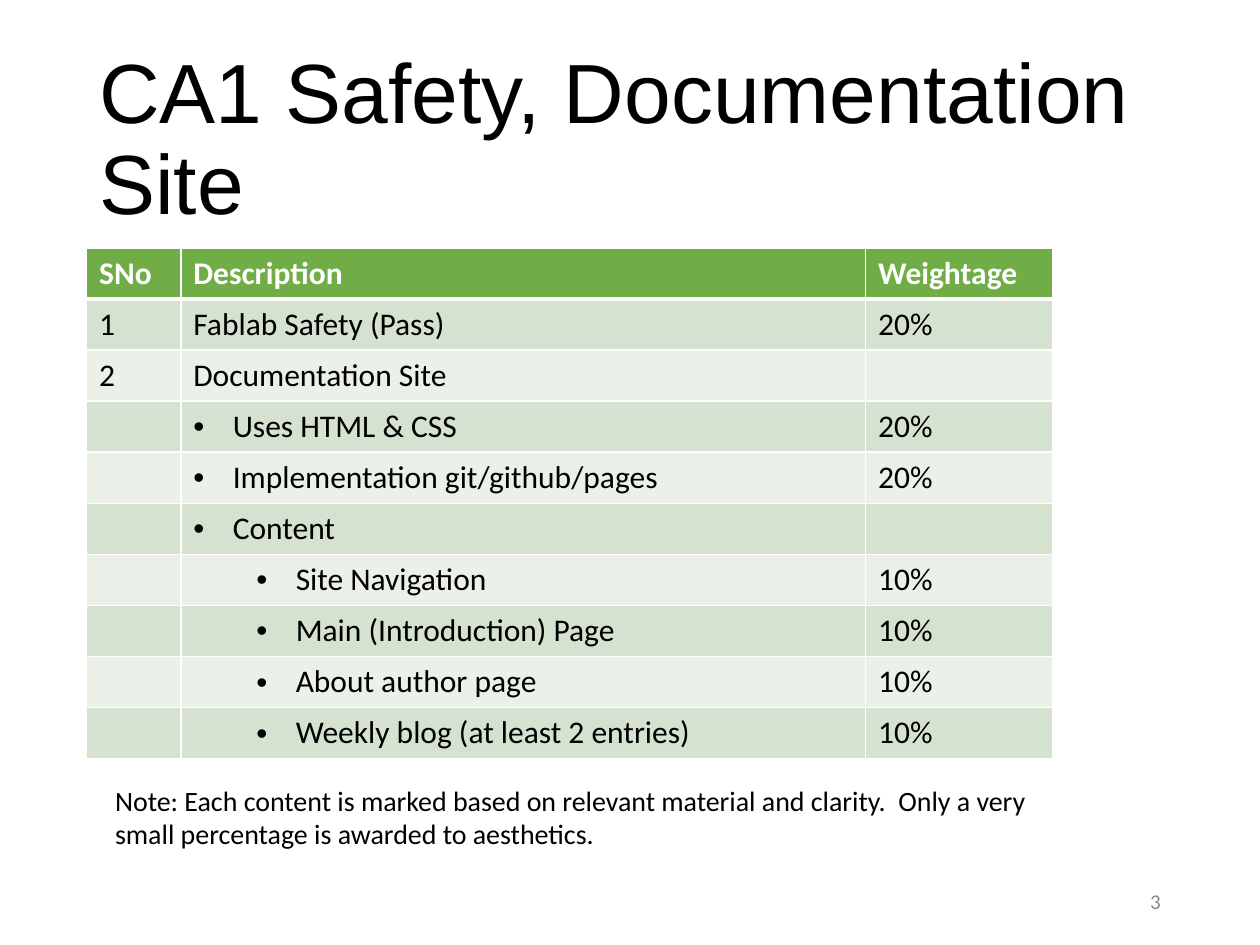
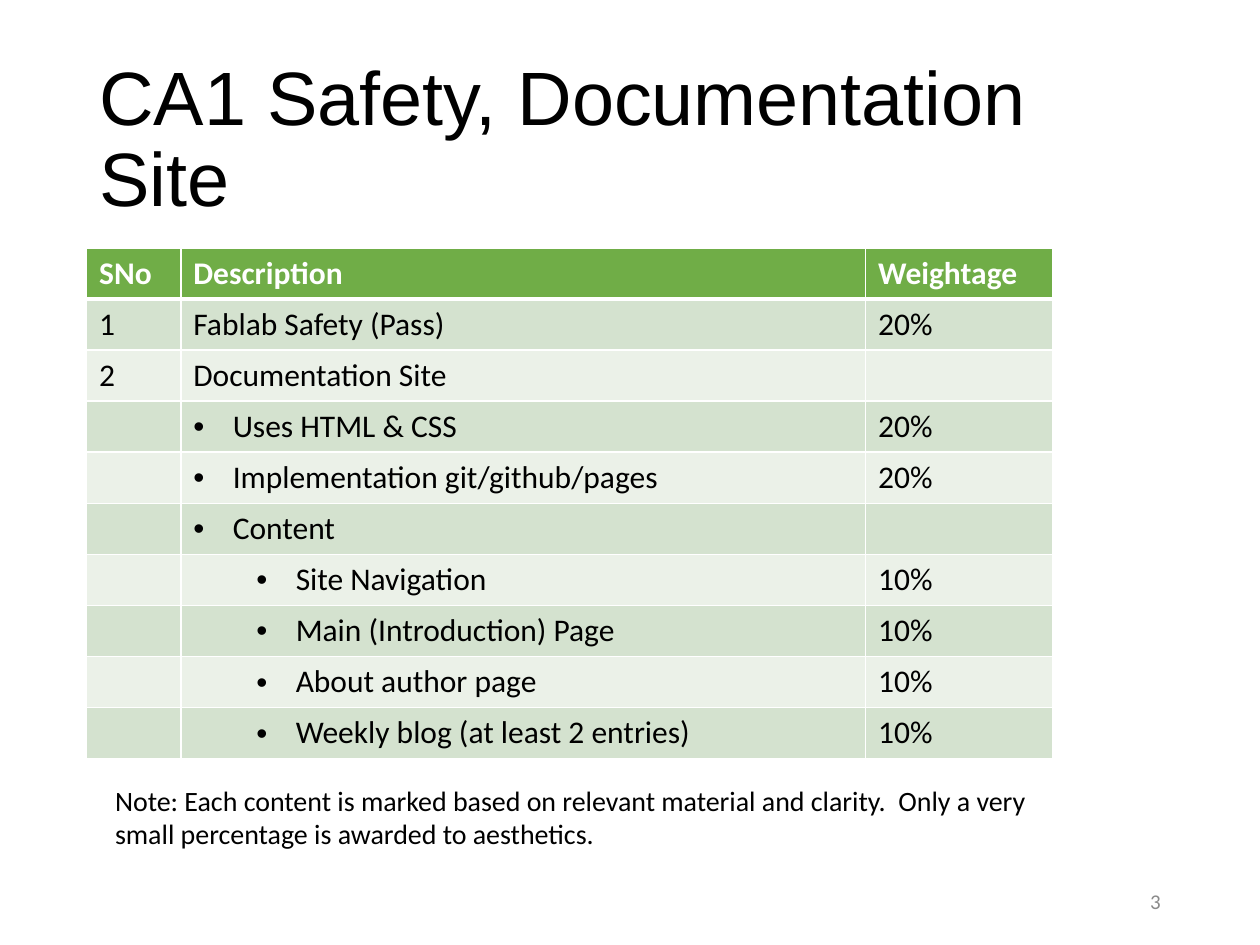
Before and after one commit to RDorville/digfab, a slide deck: slide 3 of presentations/ep1000_assessment/ep1000_assessment.pptx. Drawn at 1260x945 pixels with LibreOffice and Linux fonts; fonts in the diff are those of the drawing; background and template pictures are left out. Boxes give left, top, right and bottom in pixels: in the first picture for what was removed or moved away, otherwise in the second. Text is boxed around its words. In the diff, an @@ line names an element or a change of style, - is before the commit and + after.

Commit message:
created final presentation

```diff
--- a/presentations/ep1000_assessment/ep1000_assessment.pptx
+++ b/presentations/ep1000_assessment/ep1000_assessment.pptx
@@ title "CA1 Safety, Documentation Site" at (99, 70, 1026, 207): size 48 to 43.2 pt @@
```
Also in this commit, not shown: 1 slide added, 5 other files.
